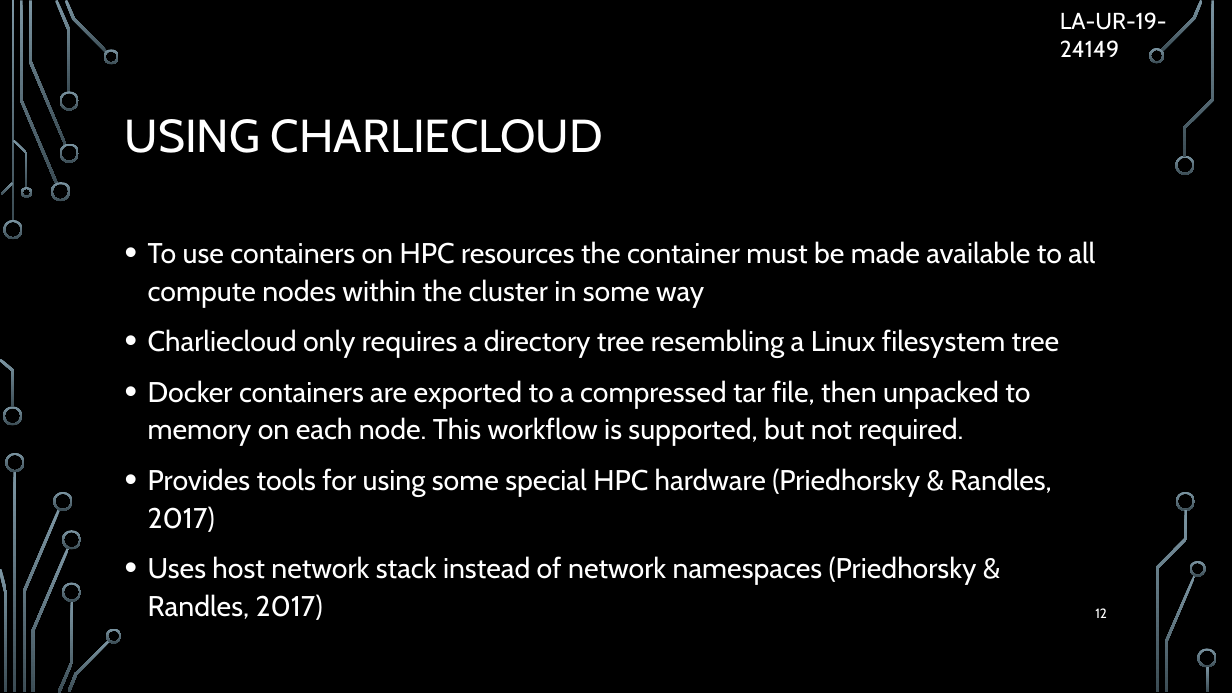
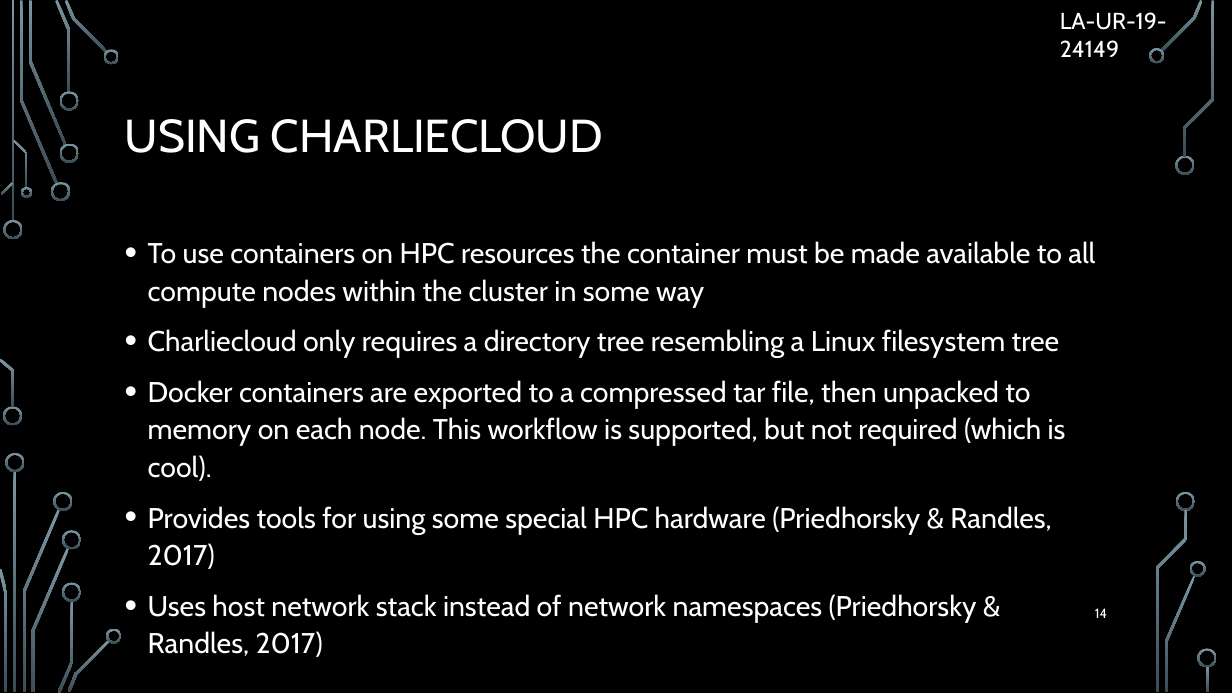
Before and after one commit to Brofessional/thesis-v2, a slide deck: slide 14 of presentation.pptx (slide 12 before the commit). Drawn at 1232x693 pixels with LibreOffice and Linux fonts; fonts in the diff are those of the drawing; background and template pictures are left out. Boxes give left, top, right and bottom in pixels: in the first picture for what was removed or moved away, otherwise in the second. Text is boxed around its words. In the diff, an @@ line names an element or a change of style, - is before the commit and + after.

```diff
--- a/presentation.pptx
+++ b/presentation.pptx
@@ text at bbox=[148, 380, 1066, 481]: text changed @@
-• Docker containers are exported to a compressed tar file, then unpacked to memory on each node. This workflow is supported, but not required.
+• Docker containers are exported to a compressed tar file, then unpacked to memory on each node. This workflow is supported, but not required (which is cool).
@@ page number at bbox=[1095, 608, 1107, 618]: text changed @@
-12
+14
```
Also in this commit, not shown: 11 other slides changed, 3 slides added, 1 other file.
